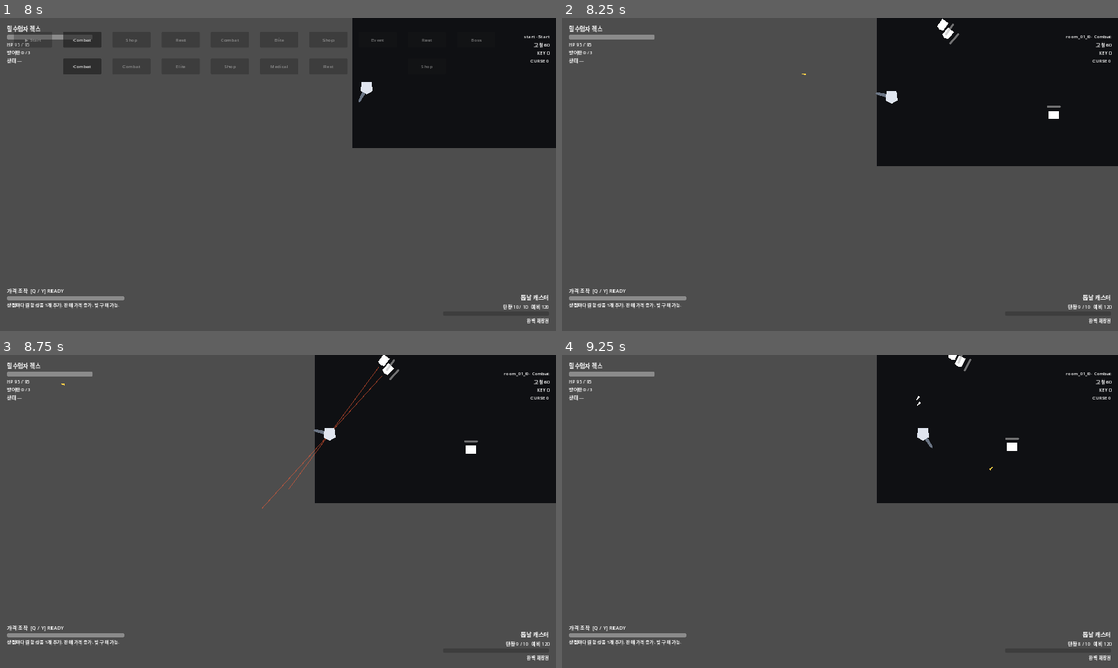
Above: before the commit, frames 1-4 (two rows, left to right).
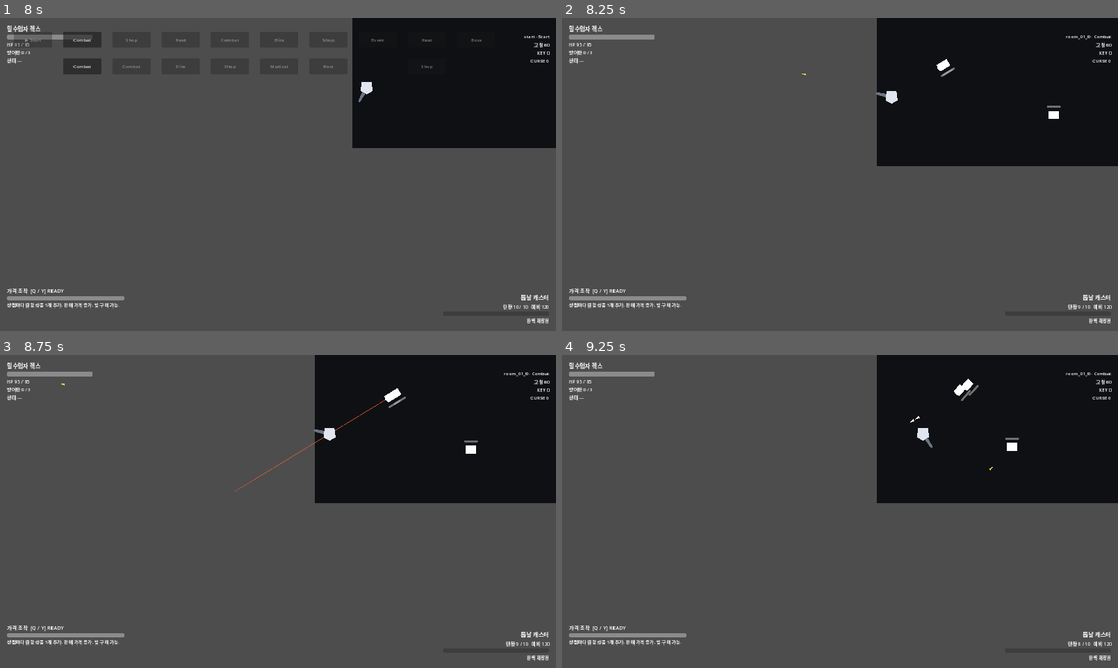
Above: after the commit, the same moments.

Repository: donly987647-max/Topdown-roguelite
Game: Godot game, scene res://scenes/main/RunMain.tscn
Same seed, same stepped clock (60 frames per second), same inputs: the game is played once before the commit and once after it.
Inputs (mouse positions are in pixels of both pictures, inside the frame that each line leads up to):
- Up to frame 1 (8 s): click "NEW RUN" at 0.5 s; click "정비공 마라 HP 100 SPD 100% 시작 무기:…" at 1.25 s; click "정비공 마라 HP 100 SPD 100% 시작 무기:…" at 2 s; click "탈주병 케인 HP 90 SPD 105% 시작 무기: …" at 2.75 s; click "탈주병 케인 HP 90 SPD 105% 시작 무기: …" at 3.5 s; click "실험체 노바 HP 80 SPD 100% 시작 무기: …" at 4.25 s; click "실험체 노바 HP 80 SPD 100% 시작 무기: …" at 5 s; click "밀수업자 렉스 HP 95 SPD 100% 시작 무기:…" at 5.75 s; click "밀수업자 렉스 HP 95 SPD 100% 시작 무기:…" at 6.5 s; click "RUN START" at 7.25 s
- Up to frame 2 (8.25 s): click "Combat" at 8 s
- Up to frame 3 (8.75 s): no input
- Up to frame 4 (9.25 s): tap Enter (ui_accept) at 8.75, 9.02 s; move the mouse to (962, 495) at 8.77 s; hold D (move_right) from 8.78 s (still down); tap Q (character_active) at 8.85 s; click (962, 495) at 8.92 s

Frame 1 is identical in both runs. In frame 2, 0.2% of the frame differs, in the area x 67-72%, y 0-19%; in frame 3, 0.4%, in the area x 42-73%, y 0-50%; in frame 4, 0.2%.

Commit message:
Fix ranged enemy collision layers

Diff:
--- a/scenes/enemies/zone1_ranged.tscn
+++ b/scenes/enemies/zone1_ranged.tscn
@@ -8,6 +8,8 @@
 
 [node name="Zone1Ranged" type="CharacterBody2D"]
 script = ExtResource("1")
+collision_layer = 16
+collision_mask = 3
 projectile_scene = ExtResource("2")
 mechanical = true
 biological = false
